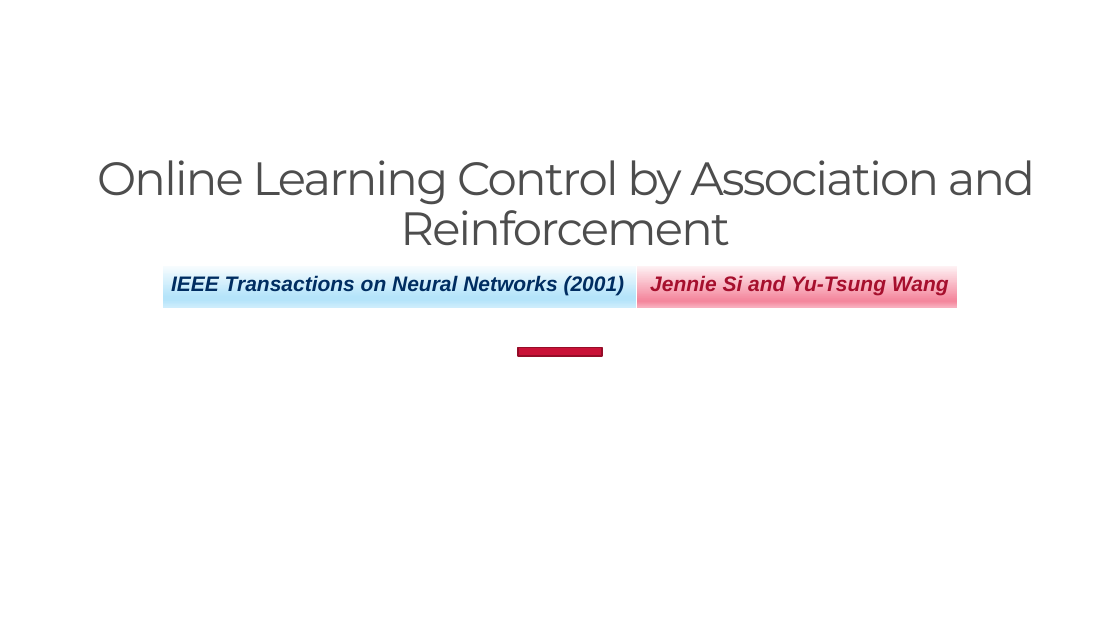
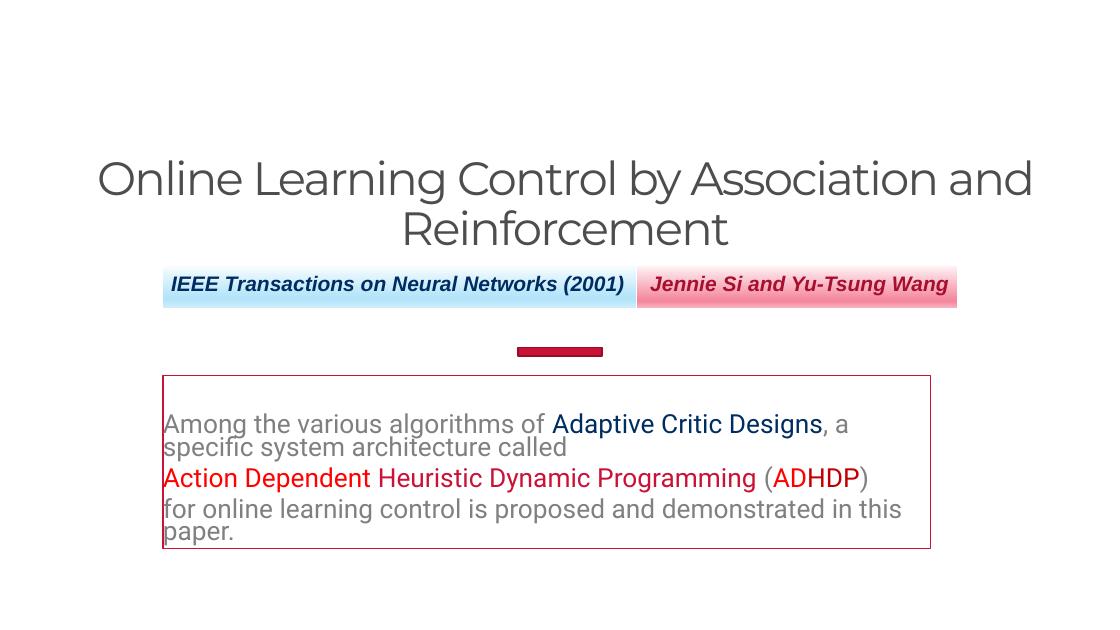
Before and after one commit to Realife-Brahmin/structured_courses, a slide deck: slide 4 of ee523/evaluation/p/ee523_project_presentation_aryan_ritwajeet_jha.pptx. Drawn at 1120x630 pixels with LibreOffice and Linux fonts; fonts in the diff are those of the drawing; background and template pictures are left out. Boxes give left, top, right and bottom in pixels: in the first picture for what was removed or moved away, otherwise in the second. Text is boxed around its words. In the diff, an @@ line names an element or a change of style, - is before the commit and + after.

```diff
--- a/ee523/evaluation/p/ee523_project_presentation_aryan_ritwajeet_jha.pptx
+++ b/ee523/evaluation/p/ee523_project_presentation_aryan_ritwajeet_jha.pptx
@@ subtitle added at box(163, 376, 931, 549), fill #FFFFFF, outline #CA1237 1.35 pt, 22.5 pt, text #808080 @@
+Among the various algorithms of Adaptive Critic Designs, a specific system architecture called
+Action Dependent Heuristic Dynamic Programming (ADHDP)
+for online learning control is proposed and demonstrated in this paper.
```
Also in this commit, not shown: 5 slides added, 1 other file.
